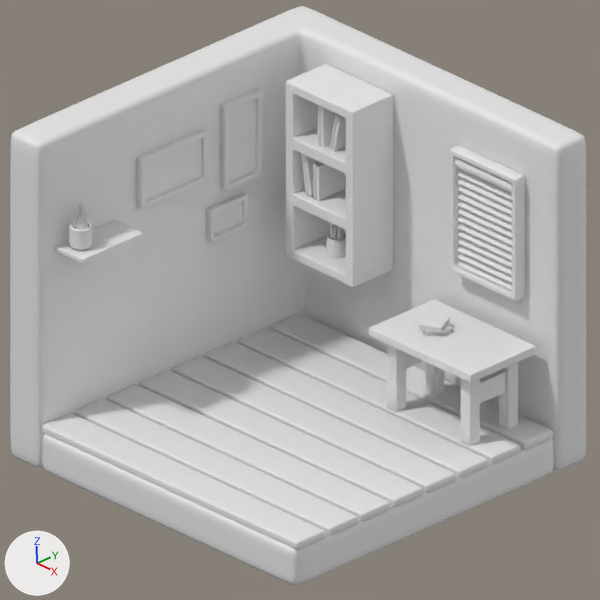
One commit to the Blender file IsometricBedroom/IsometricBedroom.blend: the scene before it, then after it.
Rendered twice from the file's camera 'Camera'. Every picture has the same lights, and +X, +Y and +Z are marked at lower left.

Objects in the first picture: 'Book4', 'Bookshelf', 'Floor', 'Paintings', 'Plane', 'Planks', 'Shelf', 'Table', 'TableLegs', 'Walls', 'Window'.
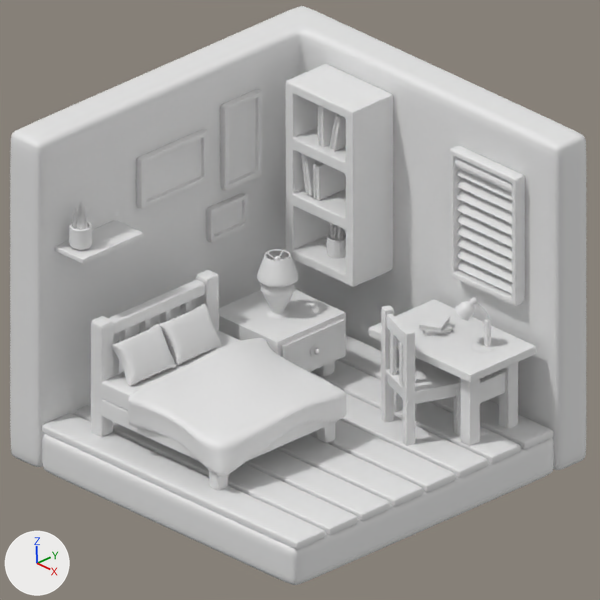
Commit message: Finish modeling the bedroom project

Edits to the bpy script that builds the scene:
```text
Add me_plane_008:
    me_plane_008.from_pydata([(-0.035, -0.015, 0.155), (0.015, -0.035, 0.155), (-0.015, 0.035, 0.155), (0.035, 0.015, 0.155), (-0.015, 0.035, -0.155), (-0.035, -0.015, -0.155), (0.015, -0.035, -0.155), (0.035, 0.015, -0.155)], [], [(0, 2, 3, 1), (5, 6, 7, 4), (3, 2, 4, 7), (0, 1, 6, 5), (1, 3, 7, 6), (2, 0, 5, 4)])
    me_plane_008.polygons.foreach_set('use_smooth', [True] * 6)
Change ob_window:
    ob_window.location: (0.493, 0.959, 1.371) -> (0.493, 0.959, 1.356)
Add ob_lamp_001:
    ob_lamp_001 = bpy.data.objects.new('Lamp.001', me_cylinder_003)  # 600 vertices, 559 faces; spans x -0.125..0.125, y -0.125..0.125, z -0.101..0.257; modifiers SUBSURF
    ob_lamp_001.parent = ob_drawer
    ob_lamp_001.location = (-0.533, 0.364, 0.761)
    ob_lamp_001.rotation_euler = (0.0, 0.0, 0.305)  # degrees (0, 0, 17)
Add ob_drawer:
    ob_drawer = bpy.data.objects.new('Drawer', me_drawer)  # 428 vertices, 478 faces; spans x -0.539..0.044, y -0.26..0.26, z -0.134..0.134; modifiers BEVEL, SUBSURF
    ob_drawer.location = (-0.26, 0.376, 0.527)
Add ob_lamp:
    ob_lamp = bpy.data.objects.new('Lamp', me_circle_002)  # 709 vertices, 678 faces; spans x -0.116..0.1, y -0.101..0.08, z -0.184..0.106; modifiers SUBSURF
    ob_lamp.parent = ob_table
    ob_lamp.location = (0.672, 0.716, 0.958)
Add ob_legs_001:
    ob_legs_001 = bpy.data.objects.new('Legs.001', me_plane_014)  # a box spanning x -0.221..-0.126, y -0.221..-0.126, z -0.059..0.059; a box spanning x 0.126..0.221, y -0.221..-0.126, z -0.059..0.059; a box spanning x -0.221..-0.126, y 0.126..0.221, z -0.059..0.059; a box spanning x 0.126..0.221, y 0.126..0.221, z -0.059..0.059; modifiers BEVEL, SUBSURF
    ob_legs_001.parent = ob_drawer
    ob_legs_001.location = (-0.532, 0.376, 0.343)
Add ob_pillow2:
    ob_pillow2 = bpy.data.objects.new('Pillow2', me_cube_030)  # 138 vertices, 136 faces; spans x -0.088..0.093, y -0.182..0.175, z -0.12..0.115; modifiers SUBSURF
    ob_pillow2.parent = ob_bed
    ob_pillow2.location = (-0.572, -0.265, 0.738)
Add ob_bed:
    ob_bed = bpy.data.objects.new('Bed', me_bedbase)  # a box spanning x -0.477..0.477, y -0.45..0.45, z -0.055..0.055; modifiers BEVEL, SUBSURF
    ob_bed.location = (-0.19, -0.408, 0.465)
Add ob_pillow1:
    ob_pillow1 = bpy.data.objects.new('Pillow1', me_cube_030.copy())  # modifiers SUBSURF
    ob_pillow1.parent = ob_bed
    ob_pillow1.location = (-0.572, -0.615, 0.738)
Add ob_backdelimiters:
    ob_backdelimiters = bpy.data.objects.new('BackDelimiters', me_plane_010)  # a box spanning x -0.026..0.026, y -0.021..0.021, z -0.228..0.228; modifiers BEVEL, SUBSURF, ARRAY
    ob_backdelimiters.parent = ob_bed
    ob_backdelimiters.location = (-0.701, -0.173, 0.642)
Add ob_blanket:
    ob_blanket = bpy.data.objects.new('Blanket', me_bedbase_004)  # 729 vertices, 701 faces; spans x -0.424..0.311, y -0.546..0.543, z -0.135..0.188; modifiers SUBSURF
    ob_blanket.parent = ob_bed
    ob_blanket.location = (0.0149, -0.404, 0.535)
Add ob_matress:
    ob_matress = bpy.data.objects.new('Matress', me_bedbase_002)  # a box spanning x -0.191..0.191, y -0.45..0.45, z -0.055..0.055; modifiers BEVEL, SUBSURF
    ob_matress.parent = ob_bed
    ob_matress.location = (-0.477, -0.408, 0.572)
Add ob_legs:
    ob_legs = bpy.data.objects.new('Legs', me_plane_012)  # 40 vertices, 30 faces; spans x -0.412..0.59, y -0.45..0.45, z -0.291..0.395; modifiers BEVEL, SUBSURF
    ob_legs.parent = ob_bed
    ob_legs.location = (-0.334, -0.407, 0.574)
Add ob_backlegs:
    ob_backlegs = bpy.data.objects.new('BackLegs', me_plane_009)  # 40 vertices, 30 faces; spans x -0.178..0.176, y -0.09..0.094, z -0.443..0.244; modifiers BEVEL, SUBSURF
    ob_backlegs.parent = ob_chair
    ob_backlegs.location = (0.422, 0.352, 0.726)
Add ob_chair:
    ob_chair = bpy.data.objects.new('Chair', me_chairbase)  # 16 vertices, 14 faces; spans x -0.232..0.232, y -0.232..0.232, z -0.051..0.035; modifiers BEVEL, SUBSURF
    ob_chair.location = (0.478, 0.499, 0.575)
Add ob_frontlegs:
    ob_frontlegs = bpy.data.objects.new('FrontLegs', me_plane_008)  # modifiers MIRROR, BEVEL, SUBSURF
    ob_frontlegs.parent = ob_chair
    ob_frontlegs.location = (0.671, 0.582, 0.438)
```

Changed parts and their boxes [x1, y1, x2, y2] in the pictures (600 x 600 px):
'Blanket', added
    after: [127, 338, 346, 476]
'Drawer', added
    after: [219, 289, 346, 372]
'Plane', reshaped
    before: [457, 169, 512, 290]
    after: [456, 169, 512, 294]
'Window', moved
    before: [450, 146, 525, 301]
    after: [450, 146, 525, 306]
'Legs', added
    after: [91, 270, 335, 491]
'BackLegs', added
    after: [381, 305, 415, 446]
'Pillow1', added
    after: [111, 324, 176, 386]
'Pillow2', added
    after: [159, 304, 222, 366]
'Lamp.001', added
    after: [257, 249, 298, 318]
'Chair', added
    after: [386, 359, 461, 404]
'Bed', added
    after: [101, 399, 339, 461]
'Matress', added
    after: [101, 331, 240, 411]
'Lamp', added
    after: [455, 298, 496, 352]
'BackDelimiters', added
    after: [119, 301, 191, 374]
'FrontLegs', added
    after: [415, 359, 461, 436]
'Legs.001', added
    after: [314, 361, 335, 377]
